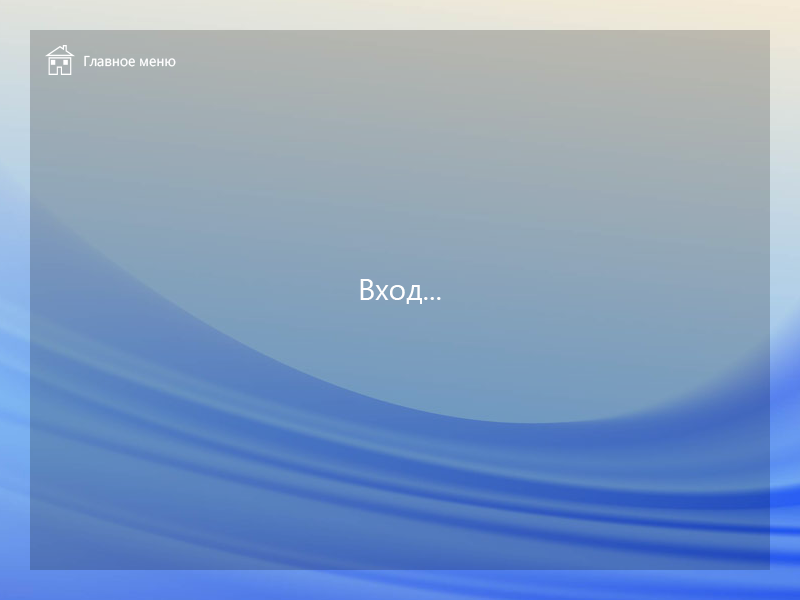
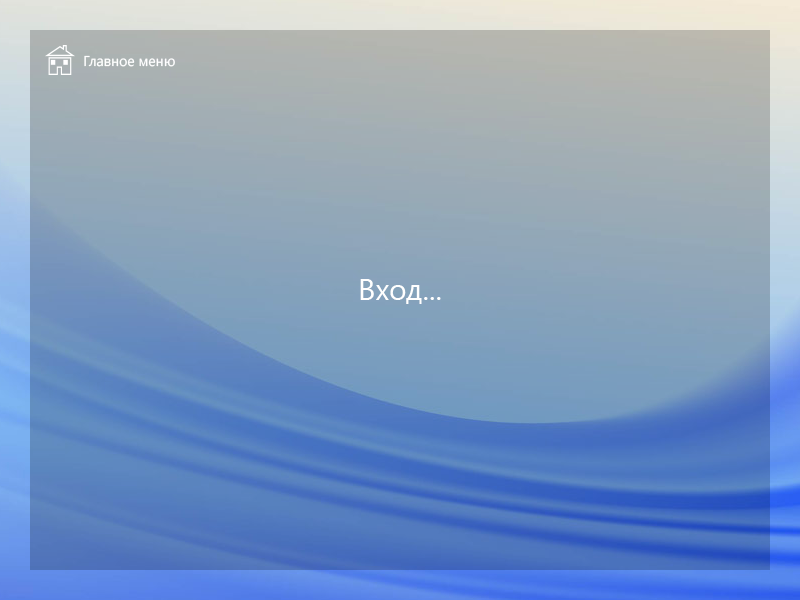
Layer changes from the first 800×600 image to the second:
painted on "Главное меню" over bbox(88, 58, 176, 67)
painted on "Вход..." over bbox(375, 285, 422, 304)
